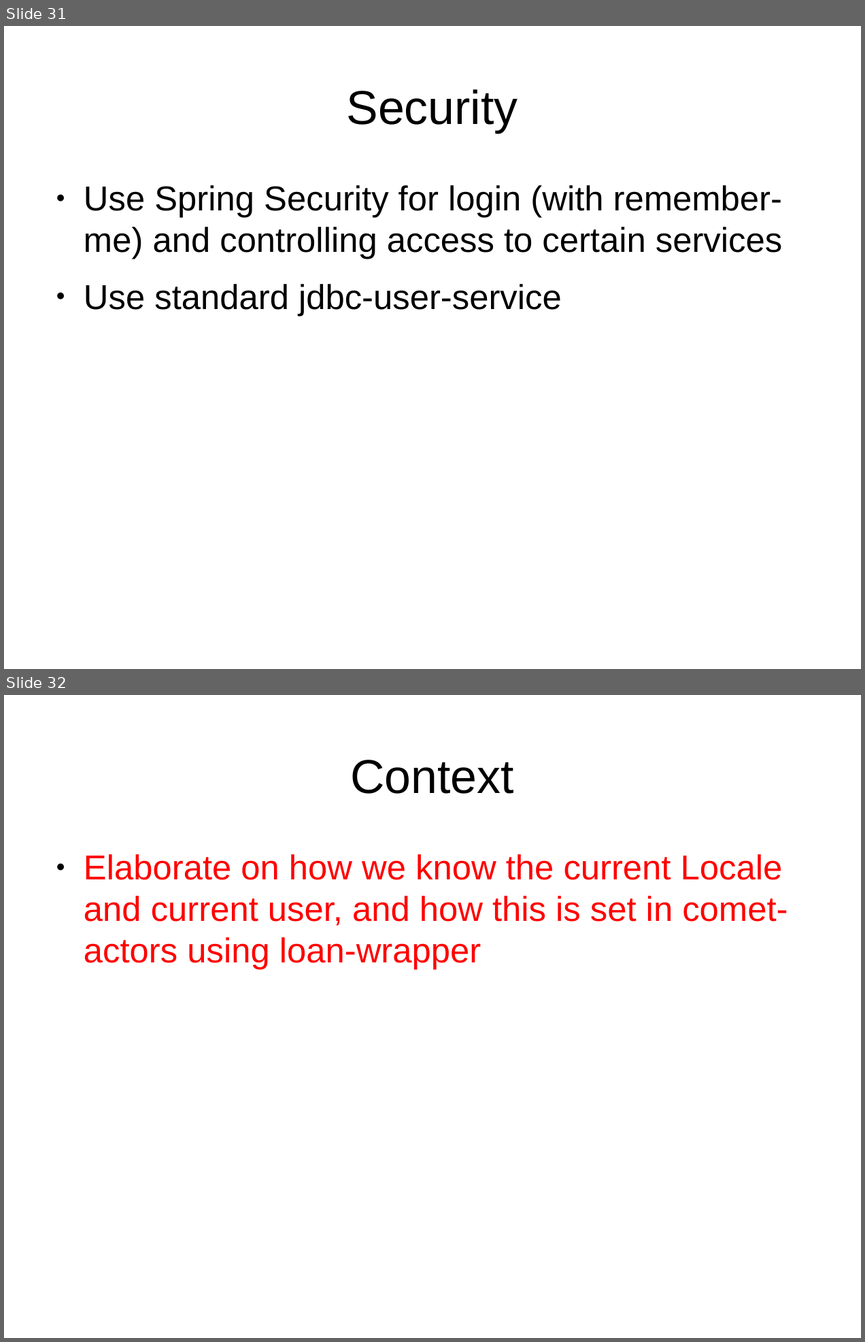
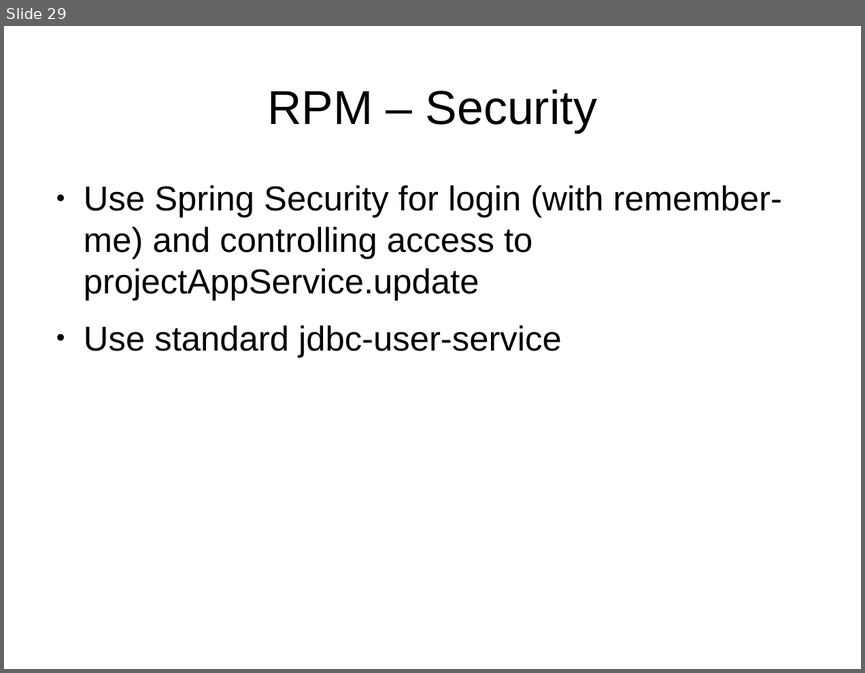
Before and after one commit to andreak/slol-2011, a slide deck: Scala-LiftOff-2011-lift-from-jee-perspective.odp. Shown one above the other, each under a label of ours: slides 31 and 32 before the commit, slide 29 after it. The pictures are 865x1342 and 865x673 pixels, drawn with LibreOffice and Linux fonts; fonts in the diff are those of the drawing. Boxes give left, top, right and bottom in pixels: in the first picture for what was removed or moved away, otherwise in the second. Text is boxed around its words. In the diff, an @@ line names an element or a change of style, - is before the commit and + after.

```diff
--- a/Scala-LiftOff-2011-lift-from-jee-perspective.odp
+++ b/Scala-LiftOff-2011-lift-from-jee-perspective.odp
@@ slide 32 removed at <box>4,695,861,1338</box>, background #FFFFFF @@
@@ title removed at <box>350,760,514,794</box> @@
-Context
@@ text removed at <box>84,854,787,970</box> @@
-● Elaborate on how we know the current Locale and current user, and how this is set in comet-actors using loan-wrapper
@@ what was slide 31 is now slide 29 @@
@@ slide 29 changed as well @@
@@ title at <box>267,89,597,133</box>: text changed @@
-Security
+RPM – Security
@@ text at <box>84,185,782,301</box>: text changed @@
-● Use Spring Security for login (with remember-me) and controlling access to certain services
+● Use Spring Security for login (with remember-me) and controlling access to projectAppService.update
```
Also in this commit, not shown: 13 other slides changed, 6 slides added, 1 other slide removed.
